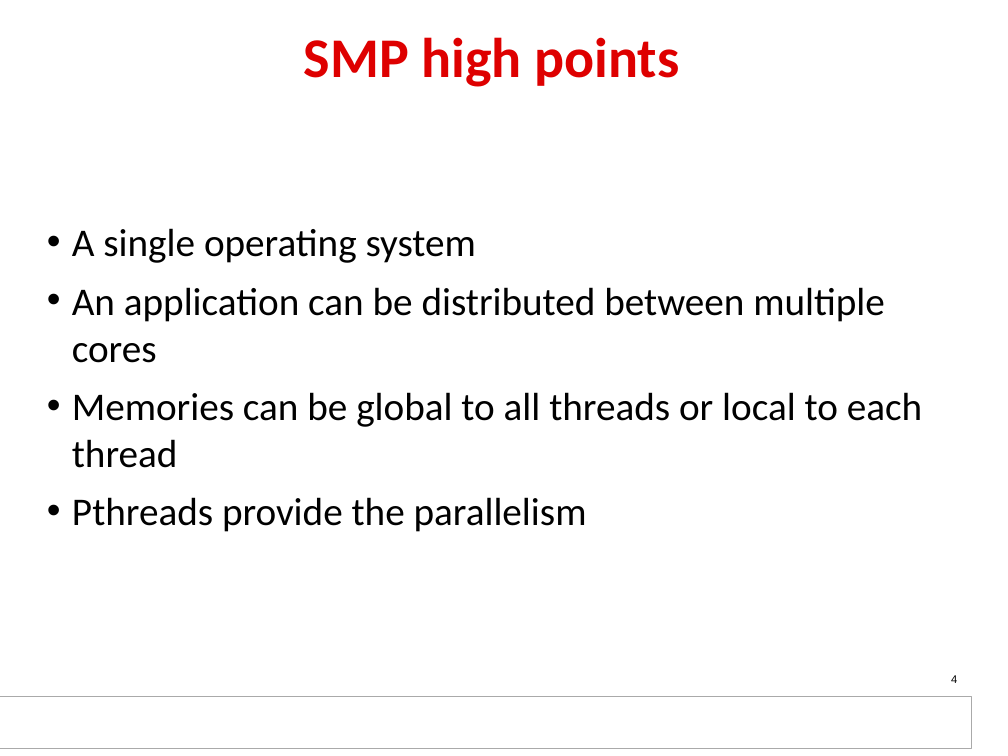
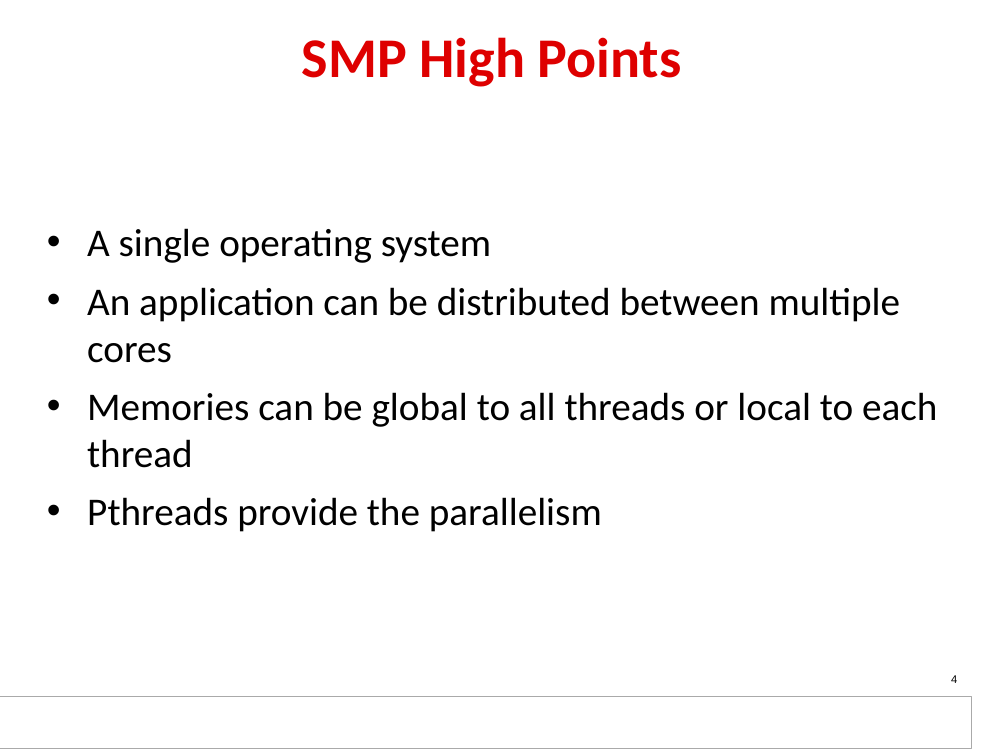
Before and after one commit to hari1989/keystone-workshop, a slide deck: slide 4 of slides/SMP_basic.pptx. Drawn at 1008x756 pixels with LibreOffice and Linux fonts; fonts in the diff are those of the drawing; background and template pictures are left out. Boxes give left, top, right and bottom in pixels: in the first picture for what was removed or moved away, otherwise in the second. Text is boxed around its words. In the diff, an @@ line names an element or a change of style, - is before the commit and + after.

```diff
--- a/slides/SMP_basic.pptx
+++ b/slides/SMP_basic.pptx
@@ title at box(302, 37, 682, 87): text changed @@
-SMP high points
+SMP High Points
@@ text "A single operating system" at box(87, 228, 937, 532): indent changed @@
```
Also in this commit, not shown: 9 other slides changed, 2 other files.
